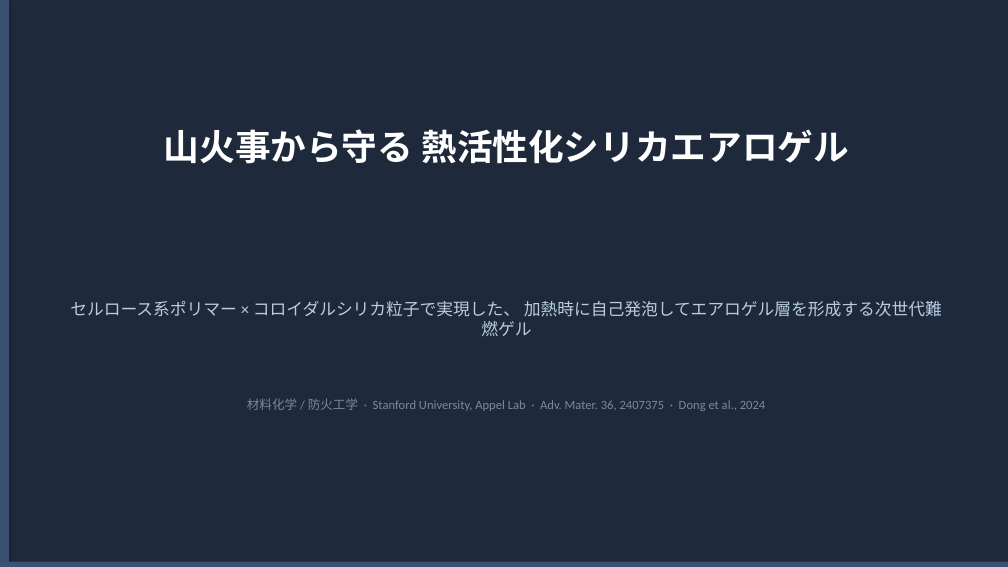
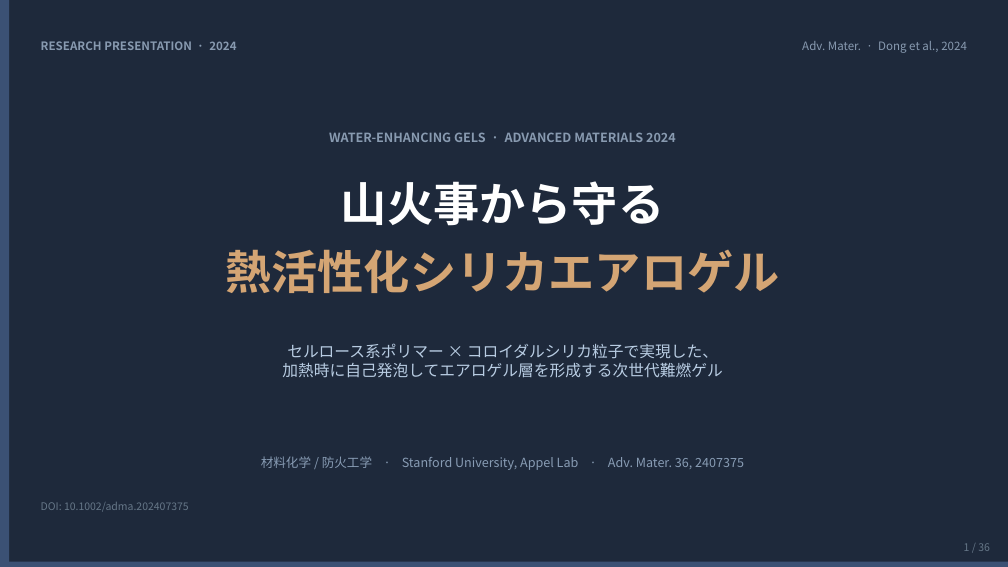
Before and after one commit to ytaisei0525-design/my-first-claude, a slide deck: slide 1 of slides.pptx. Drawn at 1008x567 pixels with LibreOffice and Linux fonts; fonts in the diff are those of the drawing. Boxes give left, top, right and bottom in pixels: in the first picture for what was removed or moved away, otherwise in the second. Text is boxed around its words. In the diff, an @@ line names an element or a change of style, - is before the commit and + after.

```diff
--- a/slides.pptx
+++ b/slides.pptx
@@ rectangle at bbox=[0, 0, 1008, 567]: shadow off @@
@@ text added at bbox=[41, 41, 236, 50], 11 pt, text #889AB0, bold @@
+RESEARCH PRESENTATION · 2024
@@ text added at bbox=[802, 41, 967, 53], 11 pt, text #889AB0 @@
+Adv. Mater. · Dong et al., 2024
@@ text added at bbox=[329, 132, 676, 142], 12 pt, text #889AB0, bold @@
+WATER-ENHANCING GELS · ADVANCED MATERIALS 2024
@@ text added at bbox=[341, 181, 664, 226], 44 pt, text #FFFFFF, bold @@
+山火事から守る
@@ text at bbox=[225, 249, 779, 293]: text changed; size 34 to 44 pt; font Calibri to Noto Sans CJK JP; text colour #FFFFFF to #D4A574 @@
-山火事から守る 熱活性化シリカエアロゲル
+熱活性化シリカエアロゲル
@@ text at bbox=[282, 343, 722, 378]: text changed; size 16 to 15 pt; font Calibri to Noto Sans CJK JP @@
-セルロース系ポリマー × コロイダルシリカ粒子で実現した、 加熱時に自己発泡してエアロゲル層を形成する次世代難燃ゲル
+セルロース系ポリマー × コロイダルシリカ粒子で実現した、
+加熱時に自己発泡してエアロゲル層を形成する次世代難燃ゲル
@@ text at bbox=[261, 456, 744, 470]: text changed; font Calibri to Noto Sans CJK JP; text colour #778AA0 to #889CB4 @@
-材料化学 / 防火工学 · Stanford University, Appel Lab · Adv. Mater. 36, 2407375 · Dong et al., 2024
+材料化学 / 防火工学 · Stanford University, Appel Lab · Adv. Mater. 36, 2407375
@@ text added at bbox=[41, 502, 189, 512], 10 pt, text #667788 @@
+DOI: 10.1002/adma.202407375
@@ text added at bbox=[964, 543, 990, 551], 10 pt, text #667788 @@
+1 / 36
```
Also in this commit, not shown: 34 other slides changed, 1 slide added, 1 slide removed, 1 other file.
